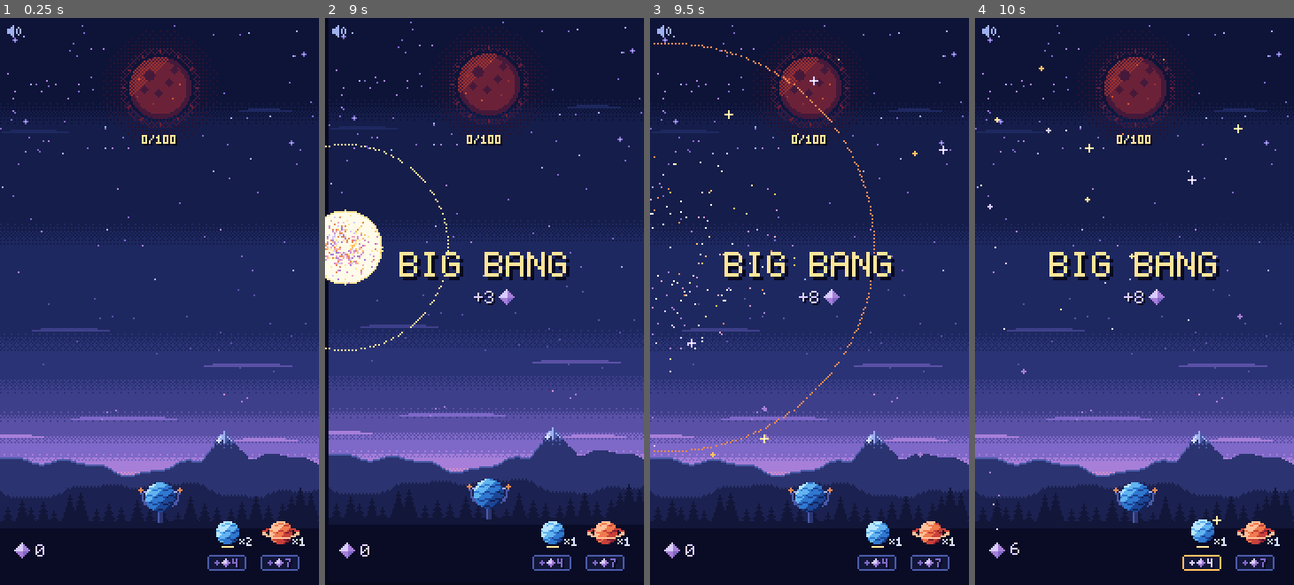
Above: before the commit, frames 1-4 (left to right).
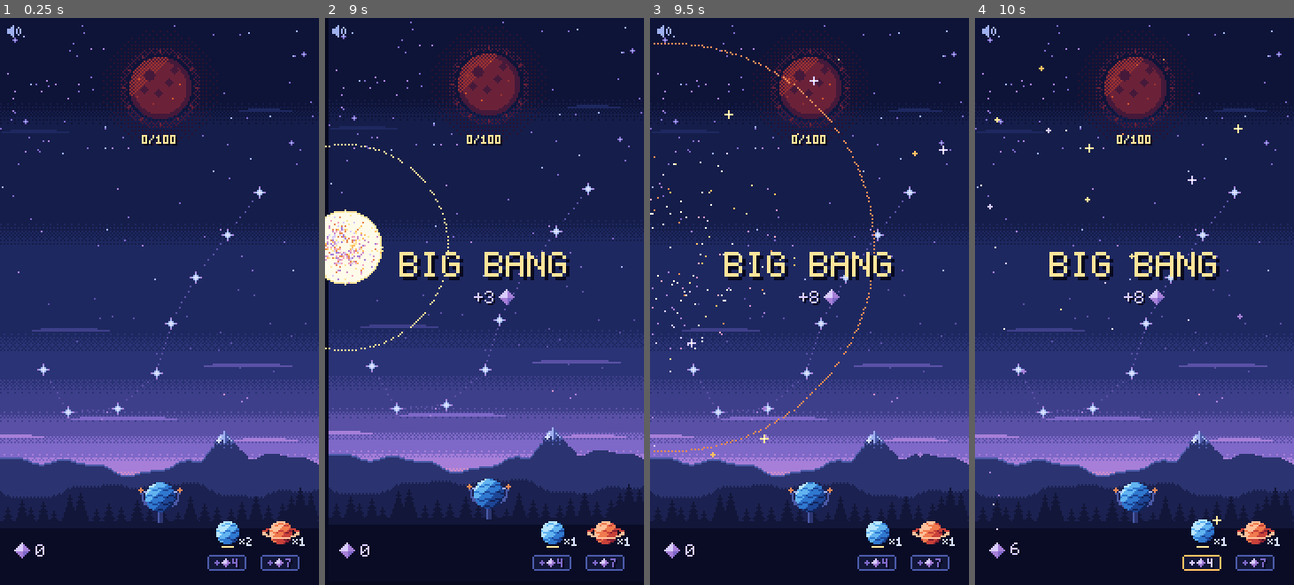
Above: after the commit, the same moments.

Repository: mrafael1/DustInSpace
Game: Godot game, scene res://game/scenes/main.tscn
Two runs of this game, one before a commit and one after it. Both use one fixed random seed, a clock stepped at 60 frames per second and the inputs below.
Inputs (mouse positions are in pixels of both pictures, inside the frame that each line leads up to):
- Up to frame 1 (0.25 s): no input
- Up to frame 2 (9 s): tap Enter at 0.5 s; move the mouse to (554, 273) at 0.52 s; hold Shift 0.53-1.25 s; click (554, 273) at 0.67 s; drag from (420, 329) to (468, 414) at 1.27 s; move the mouse to (516, 176) at 2.02 s; tap Ctrl at 2.1 s; click (516, 176) at 2.17 s; drag from (468, 414) to (388, 216) at 2.77 s; move the mouse to (580, 386) at 3.52 s; tap B at 3.6 s; click (580, 386) at 3.67 s; drag from (388, 216) to (436, 159) at 4.27 s; move the mouse to (500, 301) at 5.02 s; tap Alt at 5.1 s; click (500, 301) at 5.17 s; drag from (436, 159) to (420, 329) at 5.77 s; move the mouse to (554, 273) at 6.52 s; tap L at 6.6 s; click (554, 273) at 6.67 s; drag from (420, 329) to (468, 414) at 7.27 s; move the mouse to (516, 176) at 8.02 s; hold Shift 8.03-8.75 s; click (516, 176) at 8.17 s; drag from (468, 414) to (388, 216) at 8.77 s
- Up to frame 3 (9.5 s): no input
- Up to frame 4 (10 s): move the mouse to (1230, 386) at 9.52 s; tap Ctrl at 9.6 s; click (1230, 386) at 9.67 s

The runs differ from the first frame. In frame 1, 0.3% of the frame differs, in the area x 11-84%, y 29-71%; in frame 2, 0.3%; in frame 3, 0.3%; in frame 4, 0.3%.

Commit message:
feat: Scorpio in the sky: landmarks, outline, build and sting previews, completion pulse
Landmarks are picked like stars; stars in an open gap carry a faint hint;
a picked landmark marks its bridge candidates; a valid combo previews its
sting (or its reach when nothing is in it). Stings pay dust and completion
pours light through the usual particles, counters and Sun.

Co-Authored-By: Claude Opus 5.5 <noreply@anthropic.com>

Diff:
--- a/game/fx/collect_particles.gd
+++ b/game/fx/collect_particles.gd
@@ -145,6 +145,13 @@
 		for i: int in range(n0, _particles.size()):
 			_particles[i].delay = BigBangSequence.BANG_AT + STAGGER * (i - n0)
 		return
+	if event.type == &"star_stung":
+		_launch_now(Kind.DUST, event.args[2], [(event.args[1] as Star).position] as Array[Vector2i], dust_target)
+		return
+	if event.type == &"constellation_completed":
+		# Scorpio: the whole constellation pours its light into the Sun.
+		_launch_now(Kind.LIGHT, event.args[0], Scorpio.LANDMARKS, light_target)
+		return
 	if event.type != &"combo_collected":
 		return
 	var sources: Array[Vector2i] = []
@@ -156,6 +163,14 @@
 	_launch(Kind.DUST, event.args[2], sources, dust_target)
 	_launch(Kind.LIGHT, event.args[3], sources, light_target)
 	# Stagger dust and light together, in launch order, from this combo's first particle.
+	for i: int in range(n, _particles.size()):
+		_particles[i].delay = LAUNCH_DELAY + STAGGER * (i - n)
+
+
+## Launches like a combo's payout, staggered from now.
+func _launch_now(kind: Kind, total: int, sources: Array[Vector2i], target: Vector2i) -> void:
+	var n: int = _particles.size()
+	_launch(kind, total, sources, target)
 	for i: int in range(n, _particles.size()):
 		_particles[i].delay = LAUNCH_DELAY + STAGGER * (i - n)
 
--- a/game/fx/sfx.gd
+++ b/game/fx/sfx.gd
@@ -226,6 +226,12 @@
 			play(&"link_collect")
 		&"link_rejected":
 			play(&"link_reject")
+		&"segment_built":
+			play(&"pack_ready")
+		&"star_stung":
+			play(&"link_collect", 1.5)
+		&"constellation_completed":
+			play(&"sun_ignite", 1.25)
 
 
 func _jitter() -> float:
--- /dev/null
+++ b/game/scenes/constellation_view.gd
@@ -0,0 +1,212 @@
+class_name ConstellationView
+extends Node2D
+## Draws the Scorpio map (#40) under the stars: the landmarks, a faint dotted outline for each
+## unbuilt segment, built segments lit C1 with their bridge star, and the previews the Sky asks
+## for while a link is traced. Owns no rules: RunState says what's built, what a link would
+## build and what a combo would sting; this only shows it. Draws nothing without the map.
+## Warm colours mean usable: a selected landmark, the stars that could bridge its gaps, a segment
+## the link would build, and the sting's target. Cool colours are the guide.
+
+## The outline stops this far short of each landmark, so the glyphs stay clear.
+const LANDMARK_CLEAR: int = 5
+## Unbuilt outline: one pixel in OUTLINE_STEP.
+const OUTLINE_STEP: int = 3
+## A just-built segment flashes C0 this long, then stays C1.
+const BUILD_FLASH: float = 0.18
+## Completion: a C0 head runs the whole outline, head to stinger, in COMPLETION_TIME.
+const COMPLETION_TIME: float = 0.8
+const COMPLETION_TAIL: int = 8
+## Corner ticks around a candidate or target star, this far from its centre.
+const TICK_OFFSET: int = 6
+## Without a sting target, the reach shows as a dotted circle: one dot in REACH_DOT_STEP px.
+const REACH_DOT_STEP: int = 6
+
+var _run: RunState
+var _selected_landmarks: Array[int] = []
+var _candidates: Array[Vector2i] = []
+var _preview_segment: int = -1
+## Sting preview: from where, to where (or no target), active or not.
+var _sting_from := Vector2i.ZERO
+var _sting_to := Vector2i.ZERO
+var _sting_shown: bool = false
+var _sting_has_target: bool = false
+var _flash_segment: int = -1
+var _flash_left: float = 0.0
+var _completion_time: float = -1.0
+
+
+func _process(delta: float) -> void:
+	advance(delta)
+
+
+func _draw() -> void:
+	if _run == null or _run.scorpio == null:
+		return
+	for segment: int in Scorpio.segment_count():
+		_draw_segment(segment)
+	for i: int in Scorpio.LANDMARKS.size():
+		_draw_landmark(i)
+	for star: Star in _run.stars:
+		if not _run.scorpio.open_segments_for(star.position, _run.balance.scorpio_segment_reach).is_empty():
+			_draw_hint(star.position)
+	for at: Vector2i in _candidates:
+		_draw_ticks(at, Palette.C2)
+	if _sting_shown:
+		_draw_sting()
+	if _completion_time >= 0.0:
+		_draw_completion()
+
+
+func setup(run: RunState) -> void:
+	_run = run
+	_selected_landmarks.clear()
+	_candidates.clear()
+	_preview_segment = -1
+	_sting_shown = false
+	_flash_left = 0.0
+	_completion_time = -1.0
+	queue_redraw()
+
+
+## What the link being traced would do: the landmarks in it, the stars that could bridge their
+## gaps, the segment it would build (-1: none), and nothing else.
+func show_build_preview(landmarks: Array[int], candidates: Array[Vector2i], segment: int) -> void:
+	_selected_landmarks = landmarks.duplicate()
+	_candidates = candidates.duplicate()
+	_preview_segment = segment
+	_sting_shown = false
+	queue_redraw()
+
+
+## A valid combo's sting: a dashed line to its target, or the reach as a dotted circle if none.
+func show_sting_preview(from: Vector2i, target: Vector2i, has_target: bool) -> void:
+	clear_preview()
+	_sting_from = from
+	_sting_to = target
+	_sting_has_target = has_target
+	_sting_shown = true
+	queue_redraw()
+
+
+func clear_preview() -> void:
+	_selected_landmarks.clear()
+	_candidates.clear()
+	_preview_segment = -1
+	_sting_shown = false
+	queue_redraw()
+
+
+func flash_built(segment: int) -> void:
+	_flash_segment = segment
+	_flash_left = BUILD_FLASH
+	queue_redraw()
+
+
+func play_completion() -> void:
+	_completion_time = 0.0
+	queue_redraw()
+
+
+func is_completing() -> bool:
+	return _completion_time >= 0.0
+
+
+## Moves the flashes on. Driven by `_process`; tests call it directly.
+func advance(delta: float) -> void:
+	if _flash_left > 0.0:
+		_flash_left = maxf(_flash_left - delta, 0.0)
+		queue_redraw()
+	if _completion_time >= 0.0:
+		_completion_time += delta
+		if _completion_time >= COMPLETION_TIME:
+			_completion_time = -1.0
+		queue_redraw()
+
+
+## Every pixel of the outline, head to stinger, with the ends kept clear of the landmarks.
+static func outline_pixels(segment: int) -> Array[Vector2i]:
+	var ends: Array[Vector2i] = Scorpio.segment_ends(segment)
+	var line: Array[Vector2i] = LinkLayer.line_pixels(ends[0], ends[1])
+	return line.slice(LANDMARK_CLEAR, line.size() - LANDMARK_CLEAR)
+
+
+## A landmark's glyph, 7x7: a fat four-pointed star, bigger and brighter than any background
+## star (those are 3 px at most). Cool, or warm while it's in the link being traced.
+static func landmark_dots(selected: bool) -> Dictionary[Vector2i, Color]:
+	var core: Color = Palette.C0 if selected else Palette.M6
+	var inner: Color = Palette.C1 if selected else Palette.M5
+	var tip: Color = Palette.C2 if selected else Palette.N8
+	var dots: Dictionary[Vector2i, Color] = {Vector2i.ZERO: core}
+	for d: Vector2i in [Vector2i.LEFT, Vector2i.RIGHT, Vector2i.UP, Vector2i.DOWN]:
+		dots[d] = core
+		dots[d * 2] = inner
+		dots[d * 3] = tip
+	for d: Vector2i in [Vector2i(-1, -1), Vector2i(1, -1), Vector2i(-1, 1), Vector2i(1, 1)]:
+		dots[d] = inner
+	return dots
+
+
+func _draw_segment(segment: int) -> void:
+	var pixels: Array[Vector2i] = outline_pixels(segment)
+	if _run.scorpio.is_built(segment):
+		var colour: Color = Palette.C0 if segment == _flash_segment and _flash_left > 0.0 else Palette.C1
+		for p: Vector2i in pixels:
+			_dot(p, colour)
+		var bridge: Vector2i = _run.scorpio.bridge_positions[segment]
+		for d: Vector2i in [Vector2i.ZERO, Vector2i.LEFT, Vector2i.RIGHT, Vector2i.UP, Vector2i.DOWN]:
+			_dot(bridge + d, Palette.C0 if d == Vector2i.ZERO else Palette.C1)
+		return
+	var preview: bool = segment == _preview_segment
+	for i: int in pixels.size():
+		if preview and i % 2 == 0:
+			_dot(pixels[i], Palette.C2)
+		elif not preview and i % OUTLINE_STEP == 0:
+			_dot(pixels[i], Palette.N6)
+
+
+func _draw_landmark(index: int) -> void:
+	var dots: Dictionary[Vector2i, Color] = landmark_dots(_selected_landmarks.has(index))
+	for d: Vector2i in dots:
+		_dot(Scorpio.LANDMARKS[index] + d, dots[d])
+
+
+func _draw_ticks(at: Vector2i, colour: Color) -> void:
+	for corner: Vector2i in [Vector2i(-1, -1), Vector2i(1, -1), Vector2i(-1, 1), Vector2i(1, 1)]:
+		var c: Vector2i = at + corner * TICK_OFFSET
+		_dot(c, colour)
+		_dot(c - Vector2i(corner.x, 0), colour)
+		_dot(c - Vector2i(0, corner.y), colour)
+
+
+## A star that could bridge a gap, before any landmark is picked: one N9 pixel at each corner.
+func _draw_hint(at: Vector2i) -> void:
+	for corner: Vector2i in [Vector2i(-1, -1), Vector2i(1, -1), Vector2i(-1, 1), Vector2i(1, 1)]:
+		_dot(at + corner * TICK_OFFSET, Palette.N9)
+
+
+func _draw_sting() -> void:
+	if _sting_has_target:
+		var line: Array[Vector2i] = LinkLayer.line_pixels(_sting_from, _sting_to)
+		for i: int in line.size():
+			if i % 3 != 2:
+				_dot(line[i], Palette.C3)
+		_draw_ticks(_sting_to, Palette.C2)
+		return
+	var reach: int = _run.balance.scorpio_sting_reach
+	var dots: int = maxi(roundi(TAU * reach / REACH_DOT_STEP), 8)
+	for k: int in dots:
+		var angle: float = TAU * k / dots
+		_dot(_sting_from + Vector2i((Vector2.from_angle(angle) * reach).round()), Palette.N6)
+
+
+func _draw_completion() -> void:
+	var path: Array[Vector2i] = []
+	for segment: int in Scorpio.segment_count():
+		path.append_array(outline_pixels(segment))
+	var head: int = floori(_completion_time / COMPLETION_TIME * path.size())
+	for i: int in range(maxi(head - COMPLETION_TAIL, 0), mini(head + 1, path.size())):
+		_dot(path[i], Palette.C0)
+
+
+func _dot(p: Vector2i, colour: Color) -> void:
+	draw_rect(Rect2(Vector2(p), Vector2.ONE), colour)
--- a/game/scenes/sky.gd
+++ b/game/scenes/sky.gd
@@ -7,6 +7,9 @@
 ## Halos are painted on the HaloLayer, under every star, so no halo covers another star.
 ## Linking: pointer input goes through a LinkGesture; the traced line is on the LinkLayer and
 ## the reward preview on the RewardPlaque. The link itself is RunState.link()'s call.
+## Scorpio (#40): the ConstellationLayer, under everything, draws the landmarks and the outline.
+## Landmarks can be picked like stars (their ids are negative, Scorpio.landmark_id); what a link
+## with them would build, and which star a combo would sting, come from RunState.
 ## Big Bang: the pack still "opens" into decoy stars (presentation only: never in the run, never
 ## linkable), then every star in the sky and the decoys collapse into the burst point.
 
@@ -34,6 +37,7 @@
 ## Stars in the link as last shown, to tell a star joining it from one leaving.
 var _selected_count: int = 0
 
+@onready var _constellation: ConstellationView = $ConstellationLayer
 @onready var _halo_layer: Node2D = $HaloLayer
 @onready var _link_layer: LinkLayer = $LinkLayer
 @onready var _star_layer: Node2D = $StarLayer
@@ -64,6 +68,7 @@
 		_sequencer.sequence_started.connect(_gesture.cancel)
 	_gesture.cancel()
 	_clear()
+	_constellation.setup(run)
 	for star: Star in run.stars:
 		_spawn(star)
 
@@ -95,8 +100,9 @@
 	return used
 
 
-## The id of the star whose hit circle holds `point` (the nearest if several do), or 0.
-## Uses the positions from the core, so a star still drifting home is hit where it will rest.
+## The id of the star (or Scorpio landmark) whose hit circle holds `point` (the nearest if
+## several do), or 0. Uses the positions from the core, so a star still drifting home is hit
+## where it will rest.
 func star_at(point: Vector2i) -> int:
 	var best_id: int = 0
 	var best_dist_sq: int = HIT_RADIUS * HIT_RADIUS + 1
@@ -108,6 +114,12 @@
 		if dist_sq < best_dist_sq:
 			best_dist_sq = dist_sq
 			best_id = id
+	if _run.scorpio != null:
+		for i: int in Scorpio.LANDMARKS.size():
+			var dist_sq: int = (Scorpio.LANDMARKS[i] - point).length_squared()
+			if dist_sq < best_dist_sq:
+				best_dist_sq = dist_sq
+				best_id = Scorpio.landmark_id(i)
 	return best_id
 
 
@@ -117,6 +129,8 @@
 
 
 func _on_event_played(event: EventSequencer.RunEvent) -> void:
+	# The gap hints follow the stars in the sky.
+	_constellation.queue_redraw()
 	match event.type:
 		&"pack_burst":
 			_burst(event.args[1], event.args[2])
@@ -129,6 +143,15 @@
 			_launched_kind = event.args[0]
 		&"big_bang_started":
 			_big_bang(event.args[0], event.args[1])
+		&"segment_built":
+			_constellation.flash_built(event.args[0])
+			_dissolve([event.args[1]] as Array[Star])
+		&"star_stung":
+			_link_layer.flash_collected([event.args[0], (event.args[1] as Star).position] as Array[Vector2i])
+			_dissolve([event.args[1]] as Array[Star])
+		&"constellation_completed":
+			_constellation.play_completion()
+			_sequencer.hold(ConstellationView.COMPLETION_TIME)
 
 
 ## Presses only start inside the sky; a release always ends the press that started.
@@ -167,9 +190,14 @@
 	_show_preview()
 
 
-## Reads the combo and its reward; the plaque only displays them.
+## Reads the combo and its reward; the plaque only displays them. On the Scorpio map it also
+## previews what a link with landmarks would build, and where a combo would sting.
 func _show_preview() -> void:
 	var ids: Array[int] = _gesture.selected
+	if ids.any(Scorpio.is_landmark_id):
+		_show_build_preview(ids)
+		return
+	_constellation.clear_preview()
 	if ids.size() != Combos.LINK_LENGTH:
 		_plaque.visible = false
 		return
@@ -189,6 +217,50 @@
 	else:
 		var reward: Balance.ComboReward = _run.balance.combos[combo]
 		_plaque.show_reward(reward.dust, reward.light, anchor, half, bounds)
+		if _run.scorpio != null:
+			var target: Star = _run.sting_target(last.position, ids)
+			_constellation.show_sting_preview(last.position, target.position if target != null else Vector2i.ZERO, target != null)
+
+
+## A link with landmarks: their gap stars light up, and the segment it would build. Three picks
+## that build nothing get the plaque's no-combo cross, like a bad combo.
+func _show_build_preview(ids: Array[int]) -> void:
+	var landmarks: Array[int] = []
+	var candidates: Array[Vector2i] = []
+	for id: int in ids:
+		if Scorpio.is_landmark_id(id):
+			var index: int = Scorpio.landmark_index(id)
+			landmarks.append(index)
+			for star_id: int in _run.bridge_candidates(index):
+				if not ids.has(star_id):
+					candidates.append(_run.find_star(star_id).position)
+	var segment: int = -1
+	if ids.size() == Combos.LINK_LENGTH:
+		segment = _run.segment_for(ids)
+	elif ids.size() == 2 and landmarks.size() == 1:
+		segment = _segment_for_pair(landmarks[0], ids)
+	_constellation.show_build_preview(landmarks, candidates, segment)
+	if ids.size() == Combos.LINK_LENGTH and segment < 0:
+		var offset := Vector2i(get_global_transform_with_canvas().origin.round())
+		var anchor: Vector2i = _positions_of_ids([ids[-1]] as Array[int])[0] + offset
+		_plaque.show_no_combo(anchor, 3, Rect2i(_run.sky_rect.position + offset, _run.sky_rect.size))
+	else:
+		_plaque.visible = false
+
+
+## With one landmark and one star picked: the segment next to the landmark the star could bridge.
+func _segment_for_pair(landmark: int, ids: Array[int]) -> int:
+	for id: int in ids:
+		if Scorpio.is_landmark_id(id):
+			continue
+		for neighbour: int in [landmark - 1, landmark + 1]:
+			if neighbour < 0 or neighbour >= Scorpio.LANDMARKS.size():
+				continue
+			var trial: Array[int] = [Scorpio.landmark_id(landmark), id, Scorpio.landmark_id(neighbour)]
+			var segment: int = _run.segment_for(trial)
+			if segment >= 0:
+				return segment
+	return -1
 
 
 func _positions(stars: Array[Star]) -> Array[Vector2i]:
@@ -198,10 +270,13 @@
 	return points
 
 
-## Positions of the ids still in the run; unknown ids are skipped.
+## Positions of the ids still in the run (landmarks included); unknown ids are skipped.
 func _positions_of_ids(ids: Array[int]) -> Array[Vector2i]:
 	var points: Array[Vector2i] = []
 	for id: int in ids:
+		if _run.scorpio != null and Scorpio.is_landmark_id(id):
+			points.append(Scorpio.LANDMARKS[Scorpio.landmark_index(id)])
+			continue
 		var star: Star = _run.find_star(id)
 		if star != null:
 			points.append(star.position)
--- a/game/scenes/sky.tscn
+++ b/game/scenes/sky.tscn
@@ -1,11 +1,15 @@
-[gd_scene load_steps=4 format=3]
+[gd_scene load_steps=5 format=3]
 
 [ext_resource type="Script" path="res://game/scenes/sky.gd" id="1_sky"]
+[ext_resource type="Script" path="res://game/scenes/constellation_view.gd" id="9_constellation"]
 [ext_resource type="Script" path="res://game/scenes/link_layer.gd" id="2_link_layer"]
 [ext_resource type="PackedScene" path="res://game/ui/reward_plaque.tscn" id="3_plaque"]
 
 [node name="Sky" type="Node2D"]
 script = ExtResource("1_sky")
+
+[node name="ConstellationLayer" type="Node2D" parent="."]
+script = ExtResource("9_constellation")
 
 [node name="HaloLayer" type="Node2D" parent="."]
 
--- a/game/scenes/sun.gd
+++ b/game/scenes/sun.gd
@@ -194,6 +194,8 @@
 	match event.type:
 		&"combo_collected":
 			_light_in_flight += event.args[3]
+		&"constellation_completed":
+			_light_in_flight += event.args[0]
 		&"run_won":
 			if _light_in_flight > 0:
 				# The win's light is still flying: hold until it can have landed, then ignite.
--- a/game/ui/hud.gd
+++ b/game/ui/hud.gd
@@ -210,6 +210,10 @@
 		&"combo_collected":
 			_dust_in_flight += event.args[2]
 			_light_in_flight += event.args[3]
+		&"star_stung":
+			_dust_in_flight += event.args[2]
+		&"constellation_completed":
+			_light_in_flight += event.args[0]
 		_:
 			return
 	_show()
--- /dev/null
+++ b/tests/test_scorpio_view.gd
@@ -0,0 +1,186 @@
+extends GutTest
+## Scorpio in the scenes: landmarks are pickable, links build and preview, stings and completion
+## pay out through particles, and nothing shows without the map.
+
+const MainScene := preload("res://game/scenes/main.tscn")
+const Fixtures := preload("res://tests/fixtures.gd")
+
+var main: Main
+var run: RunState
+var sky: SkyView
+var sequencer: EventSequencer
+var constellation: ConstellationView
+
+
+func before_each() -> void:
+	main = MainScene.instantiate()
+	main.seed_override = 7
+	add_child_autofree(main)
+	var data: Dictionary = Fixtures.balance_dict()
+	data["packs"]["blue"]["big_bang_chance"] = 0.0
+	data["packs"]["red"]["big_bang_chance"] = 0.0
+	data["scorpio"] = {"enabled": true, "segment_reach": 10, "sting_reach": 28, "sting_dust": 2, "completion_light": 45}
+	assert_true(main.start_run(Balance.from_dict(data)))
+	run = main.run
+	sky = main.get_node("Sky")
+	sequencer = main.get_node("EventSequencer")
+	constellation = main.get_node("Sky/ConstellationLayer")
+	for node: Node in [sequencer, main.get_node("CollectParticles"), main.get_node("Sfx"), constellation]:
+		node.set_process(false)
+
+
+func test_landmarks_are_picked_like_stars() -> void:
+	for i: int in Scorpio.LANDMARKS.size():
+		assert_eq(sky.star_at(Scorpio.LANDMARKS[i] + Vector2i(3, 2)), Scorpio.landmark_id(i))
+	main.start_run(Fixtures.balance())
+	assert_eq(sky.star_at(Scorpio.LANDMARKS[0]), 0, "no landmarks without the map")
+
+
+func test_tapping_landmark_star_landmark_builds_the_segment() -> void:
+	var star: Star = _star_in_gap(2)
+	for point: Vector2i in [Scorpio.LANDMARKS[2], star.position, Scorpio.LANDMARKS[3]]:
+		_tap(point)
+	assert_true(run.scorpio.is_built(2))
+	_play()
+	assert_null(sky.star_view(star.id), "the bridge star's view dissolves into the outline")
+
+
+func test_dragging_through_them_builds_it_too() -> void:
+	var star: Star = _star_in_gap(4)
+	_touch(Scorpio.LANDMARKS[4], true)
+	for point: Vector2i in [star.position, Scorpio.LANDMARKS[5]]:
+		_drag(point)
+	_touch(Scorpio.LANDMARKS[5], false)
+	assert_true(run.scorpio.is_built(4))
+
+
+func test_picking_a_landmark_marks_the_stars_that_could_bridge_its_gaps() -> void:
+	var star: Star = _star_in_gap(2)
+	_star(Vector2i(30, 100))
+	_tap(Scorpio.LANDMARKS[3])
+	assert_eq(constellation.get("_candidates"), [star.position] as Array[Vector2i])
+	assert_eq(constellation.get("_selected_landmarks"), [3] as Array[int])
+	_tap(star.position)
+	assert_eq(constellation.get("_preview_segment"), 2, "the segment it would build")
+
+
+func test_three_picks_that_build_nothing_show_the_no_combo_cross() -> void:
+	var star: Star = _star_in_gap(2)
+	_tap(Scorpio.LANDMARKS[2])
+	_tap(star.position)
+	_touch(Scorpio.LANDMARKS[5], true)
+	var plaque: RewardPlaque = main.get_node("Sky/UILayer/RewardPlaque")
+	assert_true(plaque.visible, "shown while the third pick is held")
+	_touch(Scorpio.LANDMARKS[5], false)
+	assert_false(run.scorpio.is_built(2), "not neighbours: nothing built")
+	assert_not_null(run.find_star(star.id), "and nothing used up")
+
+
+func test_a_valid_combo_previews_its_sting() -> void:
+	var ids: Array[int] = []
+	for x: int in [40, 60, 80]:
+		ids.append(_star(Vector2i(x, 110)).id)
+	var target: Star = _star(Vector2i(96, 118))
+	for id: int in ids:
+		_tap_hold(run.find_star(id).position, id == ids[-1])
+	assert_true(constellation.get("_sting_shown"))
+	assert_true(constellation.get("_sting_has_target"))
+	assert_eq(constellation.get("_sting_to"), target.position)
+
+
+func test_a_sting_pays_dust_through_particles_and_the_counter_catches_up() -> void:
+	var ids: Array[int] = []
+	for x: int in [40, 60, 80]:
+		ids.append(_star(Vector2i(x, 110)).id)
+	_star(Vector2i(96, 118))
+	run.link(ids)
+	_play()
+	var particles: CollectParticles = main.get_node("CollectParticles")
+	assert_eq(particles.in_flight(CollectParticles.Kind.DUST), 3 + 2, "the combo's and the sting's")
+	particles.advance(5.0)
+	assert_eq((main.get_node("HUD/Dust") as Label).text, "%d" % run.dust)
+
+
+func test_completion_runs_along_the_outline_and_pours_light_into_the_sun() -> void:
+	for segment: int in Scorpio.segment_count():
+		var star: Star = _star_in_gap(segment)
+		run.link([Scorpio.landmark_id(segment), star.id, Scorpio.landmark_id(segment + 1)] as Array[int])
+	sequencer.advance(0.0)
+	var waited: float = 0.0
+	while not constellation.is_completing() and waited < 5.0:
+		sequencer.advance(1.0 / 30.0)
+		waited += 1.0 / 30.0
+	assert_true(constellation.is_completing(), "after the seven builds, a pulse runs head to stinger")
+	var particles: CollectParticles = main.get_node("CollectParticles")
+	assert_eq(particles.in_flight(CollectParticles.Kind.LIGHT), 45)
+	particles.advance(5.0)
+	assert_eq((main.get_node("HUD/Light") as Label).text, "45/100")
+	assert_almost_eq((main.get_node("Sun") as SunView).progress(), 0.45, 0.001)
+	constellation.advance(ConstellationView.COMPLETION_TIME)
+	assert_false(constellation.is_completing())
+
+
+func test_the_guide_uses_palette_colours_and_stays_off_the_landmarks() -> void:
+	for selected: bool in [false, true]:
+		var dots: Dictionary[Vector2i, Color] = ConstellationView.landmark_dots(selected)
+		for d: Vector2i in dots:
+			assert_true(Rect2i(-3, -3, 7, 7).has_point(d), "7x7")
+		assert_eq(dots.size(), 17)
+	for segment: int in Scorpio.segment_count():
+		for p: Vector2i in ConstellationView.outline_pixels(segment):
+			for landmark: Vector2i in Scorpio.LANDMARKS:
+				assert_gt(maxi(absi(p.x - landmark.x), absi(p.y - landmark.y)), 3, "outline clear of the glyphs")
+
+
+func test_a_normal_run_draws_no_constellation() -> void:
+	main.start_run(Fixtures.balance())
+	assert_null(main.run.scorpio)
+	var ids: Array[int] = []
+	for x: int in [40, 60, 80]:
+		ids.append(main.run.add_star(Star.Size.SMALL, Vector2i(x, 110)).id)
+	sky.setup(main.run, sequencer)
+	for id: int in ids:
+		_tap_hold(main.run.find_star(id).position, id == ids[-1])
+	assert_false(constellation.get("_sting_shown"), "no sting without the map")
+
+
+## A star in the sky with a view, as if it had burst there.
+func _star(at: Vector2i) -> Star:
+	var star: Star = run.add_star(Star.Size.SMALL, at)
+	sky.setup(run, sequencer)
+	return star
+
+
+func _star_in_gap(segment: int) -> Star:
+	var ends: Array[Vector2i] = Scorpio.segment_ends(segment)
+	return _star((ends[0] + ends[1]) / 2)
+
+
+func _play() -> void:
+	for i: int in 90:
+		sequencer.advance(1.0 / 30.0)
+
+
+func _tap(at: Vector2i) -> void:
+	_touch(at, true)
+	_touch(at, false)
+
+
+## Taps, but holds the last press down so its preview stays up.
+func _tap_hold(at: Vector2i, hold: bool) -> void:
+	_touch(at, true)
+	if not hold:
+		_touch(at, false)
+
+
+func _touch(at: Vector2i, pressed: bool) -> void:
+	var e := InputEventScreenTouch.new()
+	e.position = Vector2(at)
+	e.pressed = pressed
+	sky.handle_pointer(e)
+
+
+func _drag(at: Vector2i) -> void:
+	var e := InputEventScreenDrag.new()
+	e.position = Vector2(at)
+	sky.handle_pointer(e)
Not shown, added: game/scenes/constellation_view.gd.uid
Not shown, added: tests/test_scorpio_view.gd.uid
